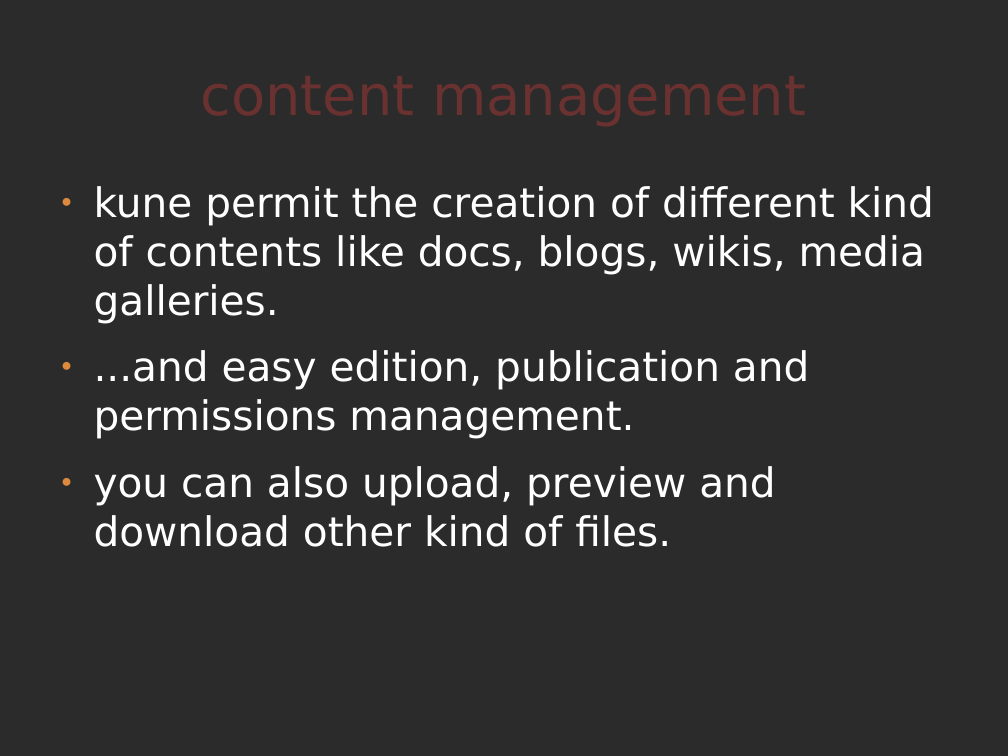
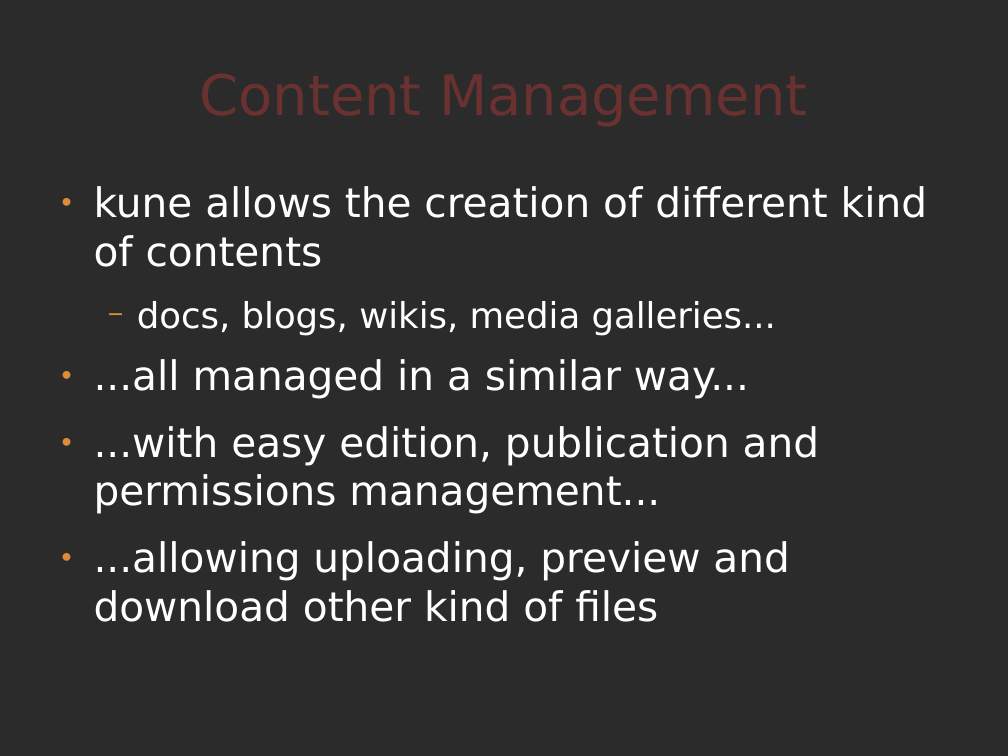
Before and after one commit to comunes/kune, a slide deck: slide 8 of doc/kune-dic-08.odp (slide 9 before the commit). Drawn at 1008x756 pixels with LibreOffice and Linux fonts; fonts in the diff are those of the drawing; background and template pictures are left out; a plain dark background stands for a picture behind light text. Boxes give left, top, right and bottom in pixels: in the first picture for what was removed or moved away, otherwise in the second. Text is boxed around its words. In the diff, an @@ line names an element or a change of style, - is before the commit and + after.

Commit message:
Kune presentation improved: translation, organization and design

```diff
--- a/doc/kune-dic-08.odp
+++ b/doc/kune-dic-08.odp
@@ title at box(50, 35, 958, 152): text changed @@
-content management
+Content Management
@@ text at box(94, 186, 927, 622): text changed @@
-● kune permit the creation of different kind of contents like docs, blogs, wikis, media galleries.
-● ...and easy edition, publication and permissions management.
-● you can also upload, preview and download other kind of files.
+● kune allows the creation of different kind of contents
+  − docs, blogs, wikis, media galleries...
+● ...all managed in a similar way...
+● ...with easy edition, publication and permissions management...
+● ...allowing uploading, preview and download other kind of files
```
Also in this commit, not shown: 20 other slides changed, 1 slide removed.
